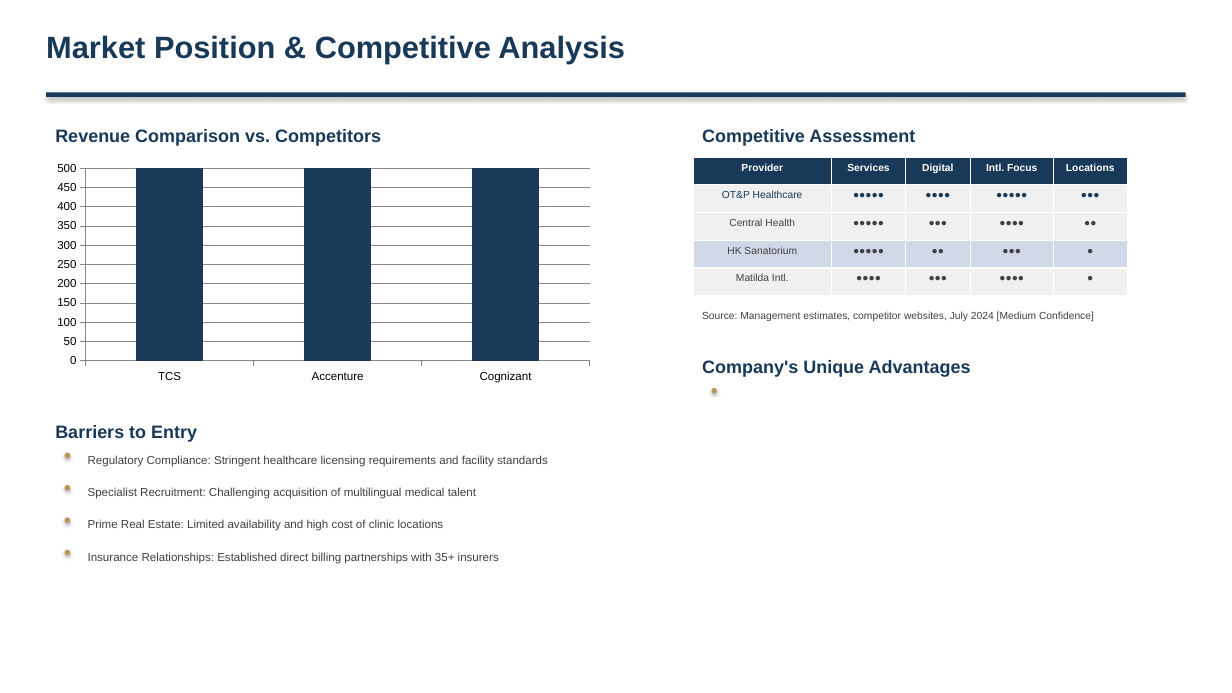
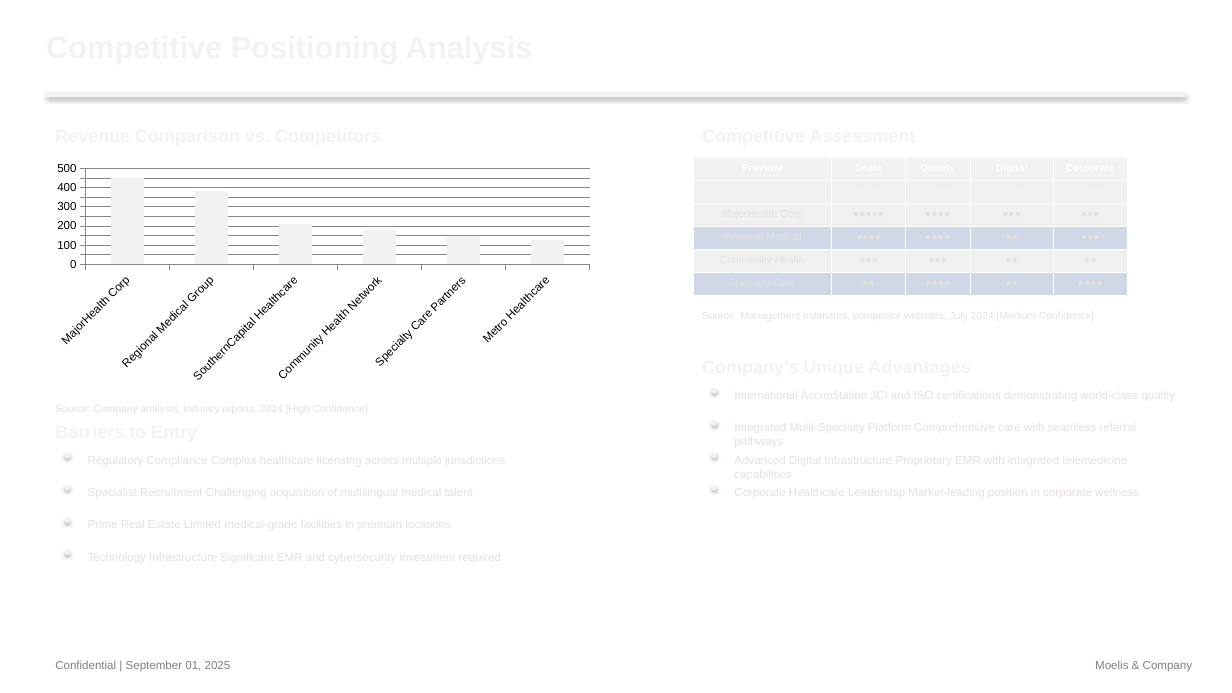
Before and after one commit to alinvb/slide_generator, a slide deck: slide 5 of ai_generated_deck.pptx (slide 6 before the commit). Drawn at 1232x693 pixels with LibreOffice and Linux fonts; fonts in the diff are those of the drawing. Boxes give left, top, right and bottom in pixels: in the first picture for what was removed or moved away, otherwise in the second. Text is boxed around its words. In the diff, an @@ line names an element or a change of style, - is before the commit and + after.

Commit message:
slide generation with colors done - Step 5 done

```diff
--- a/ai_generated_deck.pptx
+++ b/ai_generated_deck.pptx
@@ text removed at (46, 35, 625, 64) @@
-Market Position & Competitive Analysis
@@ rectangle at (46, 92, 1186, 97): fill #183A58 to #F2F2F3 @@
@@ text removed at (55, 129, 381, 146) @@
-Revenue Comparison vs. Competitors
@@ text removed at (702, 129, 915, 146) @@
-Competitive Assessment
@@ column chart at (46, 157, 601, 388) @@
-categories: TCS, Accenture, Cognizant
+categories: MajorHealth Corp, Regional Medical Group, SouthernCapital Healthcare, Community Health Network, Specialty Care Partners, Metro Healthcare
-Revenue (HK$ M): 25700, 61600, 19400
+Revenue (HK$ M): 450, 380, 210, 180, 150, 120
@@ table at (693, 157, 1128, 296) @@
-row 1: Provider | Services | Digital | Intl. Focus | Locations
-row 2: OT&P Healthcare | ●●●●● | ●●●● | ●●●●● | ●●●
-row 3: Central Health | ●●●●● | ●●● | ●●●● | ●●
-row 4: HK Sanatorium | ●●●●● | ●● | ●●● | ●
-row 5: Matilda Intl. | ●●●● | ●●● | ●●●● | ●
+row 1: Provider | Scale | Quality | Digital | Corporate
+row 2: SouthernCapital | ●●●●● | ●●●●● | ●●●●● | ●●●●●
+row 3: MajorHealth Corp | ●●●●● | ●●●● | ●●● | ●●●
+row 4: Regional Medical | ●●●● | ●●●● | ●● | ●●●
+row 5: Community Health | ●●● | ●●● | ●● | ●●
+row 6: Specialty Care | ●● | ●●●● | ●● | ●●●●
@@ text removed at (702, 311, 1094, 321) @@
-Source: Management estimates, competitor websites, July 2024 [Medium Confidence]
@@ text removed at (702, 360, 971, 377) @@
-Company's Unique Advantages
@@ fill #B5975B to #F2F2F3 in 5 elements at (65, 453, 70, 458), (65, 485, 70, 491), (65, 518, 70, 523), (65, 550, 70, 555), (712, 388, 717, 394) @@
@@ text removed at (55, 425, 197, 442) @@
-Barriers to Entry
@@ ellipse added at (712, 421, 717, 426), fill #F2F2F3 @@
@@ text removed at (88, 455, 548, 467) @@
-Regulatory Compliance: Stringent healthcare licensing requirements and facility standards
@@ ellipse added at (712, 453, 717, 458), fill #F2F2F3 @@
@@ text removed at (88, 487, 476, 499) @@
-Specialist Recruitment: Challenging acquisition of multilingual medical talent
@@ ellipse added at (712, 485, 717, 491), fill #F2F2F3 @@
@@ text removed at (88, 519, 444, 531) @@
-Prime Real Estate: Limited availability and high cost of clinic locations
@@ text removed at (88, 552, 499, 564) @@
-Insurance Relationships: Established direct billing partnerships with 35+ insurers
@@ text added at (55, 660, 231, 671), 9 pt, text #808080 @@
+Confidential | September 01, 2025
@@ text added at (1095, 661, 1192, 672), 9 pt, text #808080 @@
+Moelis & Company
```
Also in this commit, not shown: 13 slides added, 12 slides removed, 3 other files.
